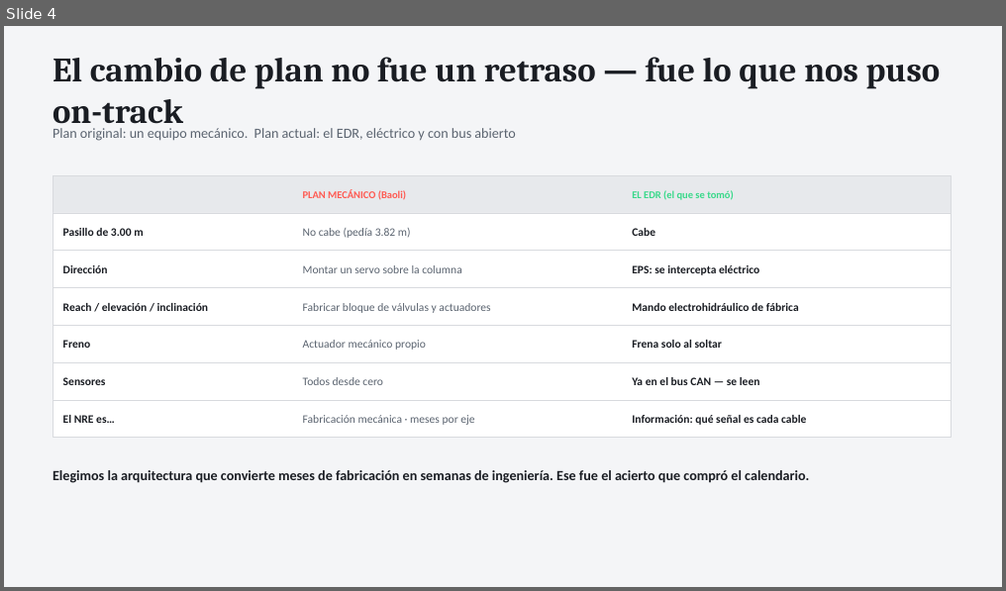
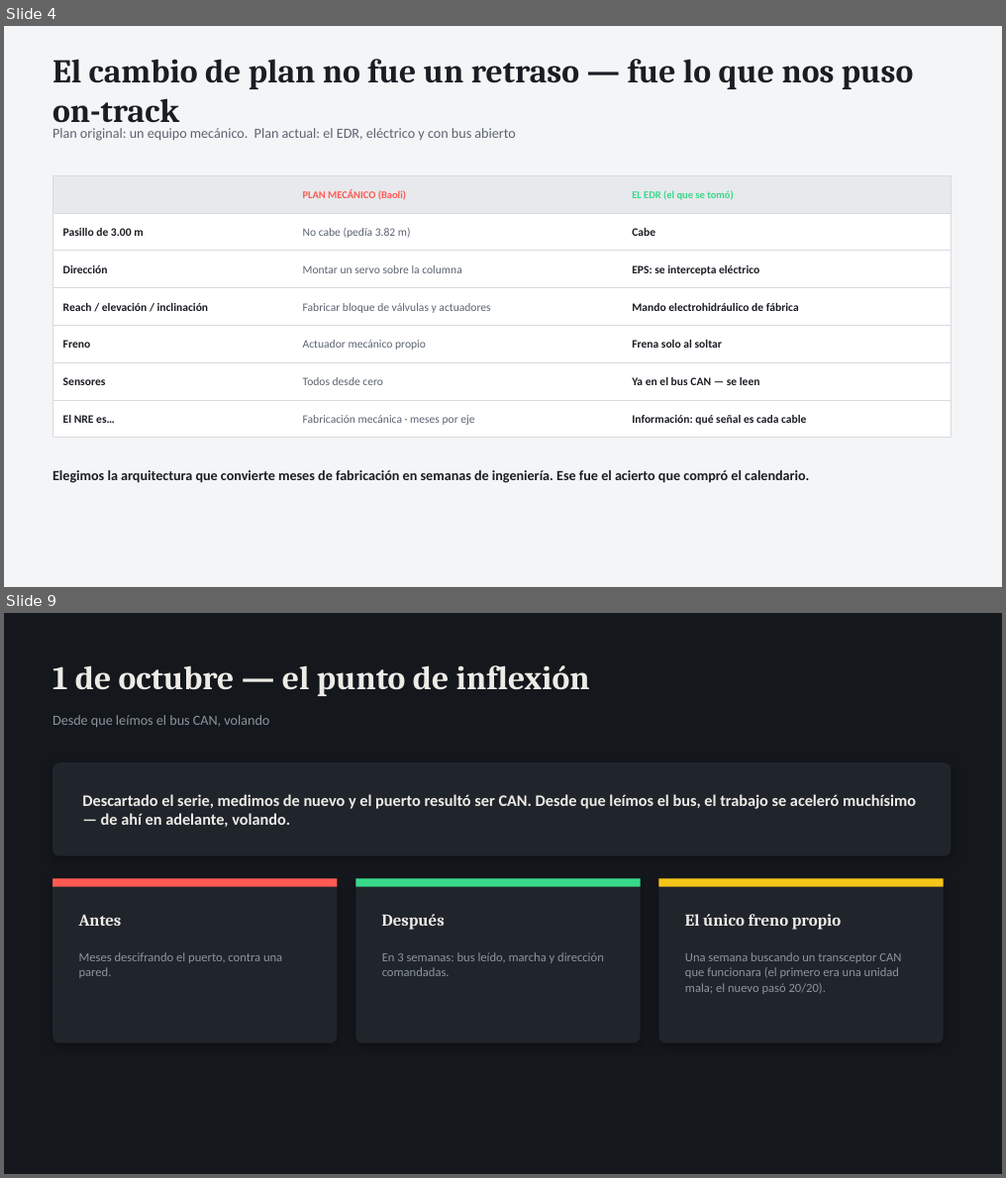
Before and after one commit to Rodzilla-TheCreator/tata, a slide deck: presentaciones/TaTa_Estado_y_Pedido_Omar.pptx. Shown one above the other, each under a label of ours: slide 4 before the commit, slides 4 and 9 after it; the slides between them are not shown. The pictures are 1006x591 and 1006x1178 pixels, drawn with LibreOffice and Linux fonts; fonts in the diff are those of the drawing. Boxes give left, top, right and bottom in pixels: in the first picture for what was removed or moved away, otherwise in the second. Text is boxed around its words. In the diff, an @@ line names an element or a change of style, - is before the commit and + after.

```diff
--- a/presentaciones/TaTa_Estado_y_Pedido_Omar.pptx
+++ b/presentaciones/TaTa_Estado_y_Pedido_Omar.pptx
@@ slide 9 added at box(4, 613, 1002, 1174), background #14171C @@
@@ text added at box(53, 665, 590, 696), 32 pt, text #ECEBE6, bold @@
+1 de octubre — el punto de inflexión
@@ text added at box(53, 715, 269, 727), 13.5 pt, text #8B949E @@
+Desde que leímos el bus CAN, volando
@@ rounded rectangle added at box(53, 762, 951, 857), fill #20242B @@
@@ text added at box(82, 794, 916, 827), 15.5 pt, text #ECEBE6, bold @@
+Descartado el serie, medimos de nuevo y el puerto resultó ser CAN. Desde que leímos el bus, el trabajo se aceleró muchísimo — de ahí en adelante, volando.
@@ rounded rectangle added at box(53, 878, 338, 1044), fill #20242B @@
@@ rectangle added at box(53, 878, 338, 887), fill #FF5A52 @@
@@ rounded rectangle added at box(355, 878, 641, 1044), fill #20242B @@
@@ rectangle added at box(355, 878, 641, 887), fill #39D98A @@
@@ rounded rectangle added at box(659, 878, 944, 1044), fill #20242B @@
@@ rectangle added at box(659, 878, 944, 887), fill #F5C518 @@
@@ text added at box(79, 915, 122, 926), 16 pt, text #ECEBE6, bold @@
+Antes
@@ text added at box(382, 914, 445, 930), 16 pt, text #ECEBE6, bold @@
+Después
@@ text added at box(685, 914, 841, 930), 16 pt, text #ECEBE6, bold @@
+El único freno propio
@@ text added at box(79, 953, 282, 978), 12 pt, text #8B949E @@
+Meses descifrando el puerto, contra una pared.
@@ text added at box(382, 953, 604, 976), 12 pt, text #8B949E @@
+En 3 semanas: bus leído, marcha y dirección comandadas.
@@ text added at box(685, 953, 901, 994), 12 pt, text #8B949E @@
+Una semana buscando un transceptor CAN que funcionara (el primero era una unidad mala; el nuevo pasó 20/20).
@@ slide 4 changed as well @@
@@ text "El cambio de plan no ..." at box(53, 59, 913, 130): size 33 to 32 pt @@
```
Also in this commit, not shown: 8 other slides changed, 7 other slides added, 3 slides removed, 2 other files.
